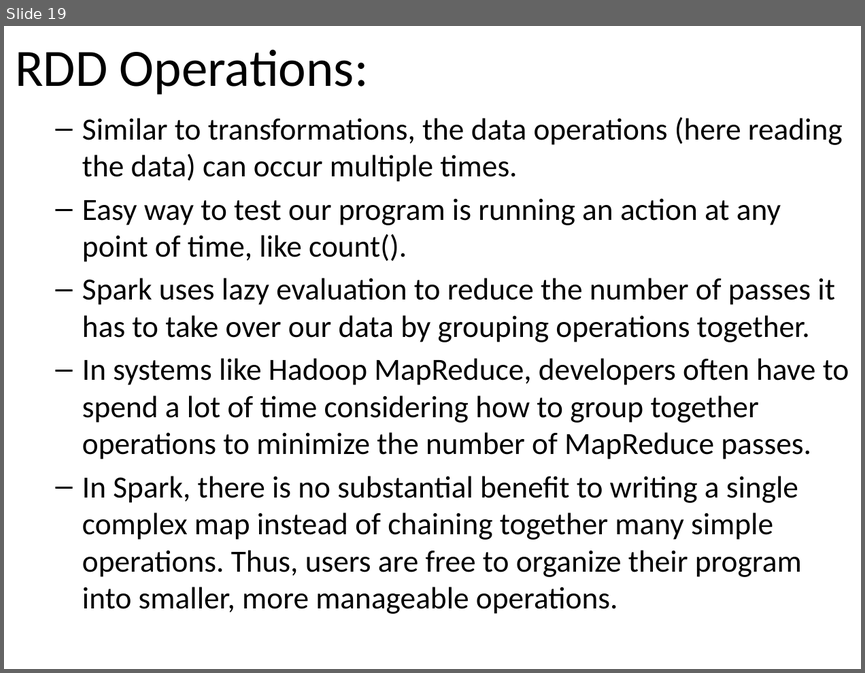
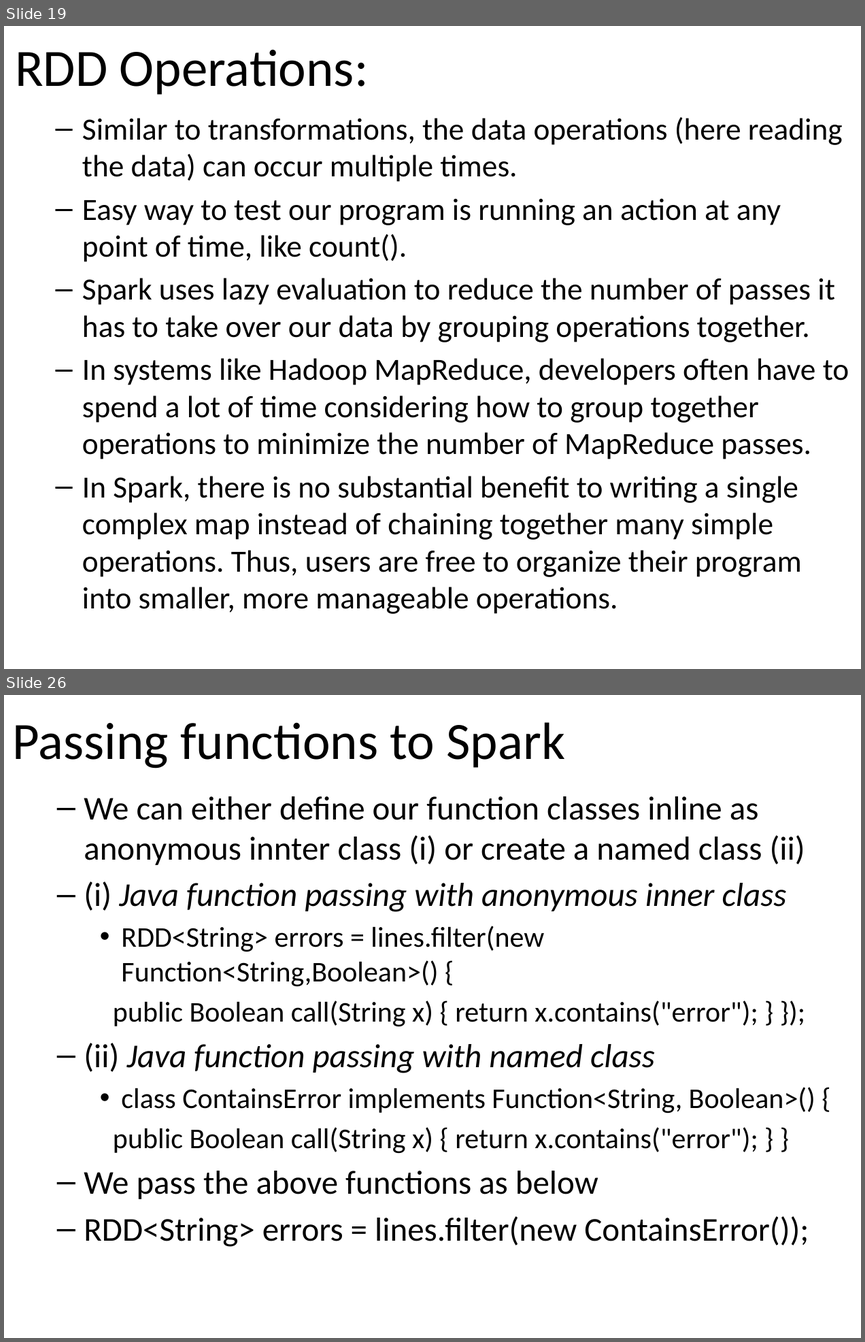
Before and after one commit to email2dorababu/SCALA_Reading, a slide deck: Spark_PPT/Spark_Learning_Spark_part2.pptx. Shown one above the other, each under a label of ours: slide 19 before the commit, slides 19 and 26 after it; the slides between them are not shown. The pictures are 865x673 and 865x1342 pixels, drawn with LibreOffice and Linux fonts; fonts in the diff are those of the drawing. Boxes give left, top, right and bottom in pixels: in the first picture for what was removed or moved away, otherwise in the second. Text is boxed around its words. In the diff, an @@ line names an element or a change of style, - is before the commit and + after.

```diff
--- a/Spark_PPT/Spark_Learning_Spark_part2.pptx
+++ b/Spark_PPT/Spark_Learning_Spark_part2.pptx
@@ slide 26 added at (4, 695, 861, 1338), background #FFFFFF @@
@@ title added at (13, 722, 565, 768), 44 pt, text #000000 @@
+Passing functions to Spark
@@ text added at (84, 796, 815, 1246), 28 pt, text #000000 @@
+  – We can either define our function classes inline as anonymous innter class (i) or create a named class (ii)
+  – (i) Java function passing with anonymous inner class
+    • RDD<String> errors = lines.filter(new Function<String,Boolean>() {
+    public Boolean call(String x) { return x.contains("error"); } });
+  – (ii) Java function passing with named class
+    • class ContainsError implements Function<String, Boolean>() {
+    public Boolean call(String x) { return x.contains("error"); } }
+  – We pass the above functions as below
+  – RDD<String> errors = lines.filter(new ContainsError());
```
Also in this commit, not shown: 1 slide changed, 5 other slides added.
